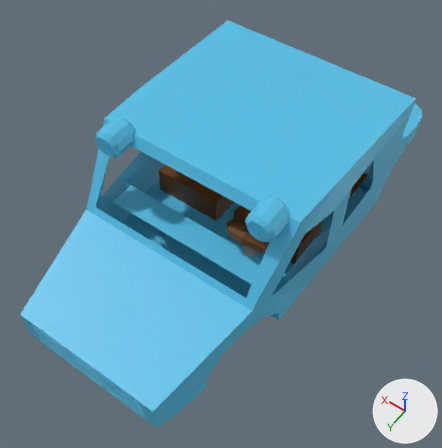
The OBJ model assets/cars/offroad_car/mesh_g1.obj, before and after one commit.
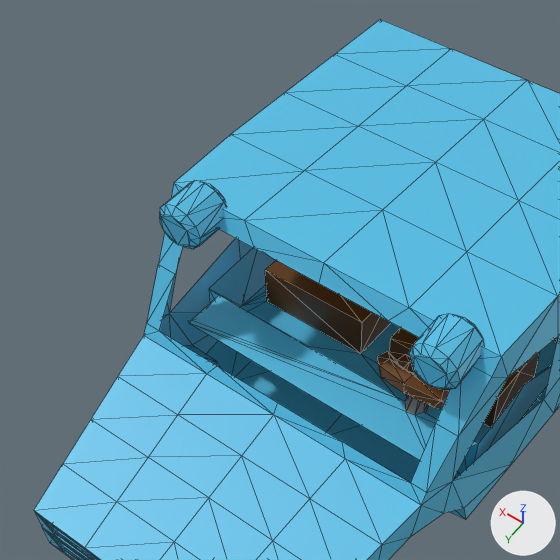
Each version appears first whole from a 50 mm lens placed at (-1.57, 2.55, 3.32), pointed at (-0.06, 0.44, 0.01), and next in a close-up on the part from 0% to 76% of the width and 2% to 77% of the height. Every picture has the same lights, and +X, +Y and +Z are marked at lower right. The last two pictures show the newer version. The close-ups show mesh edges as thin lines. Where no turn or scale is listed for an object, it has been applied to the vertices.
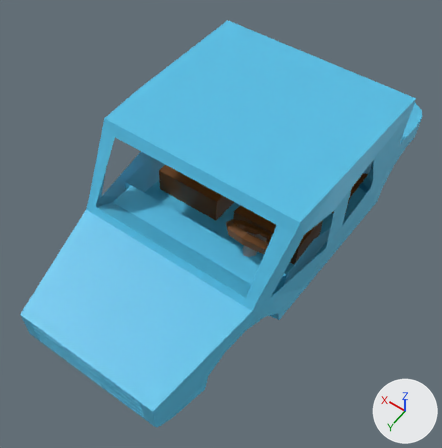
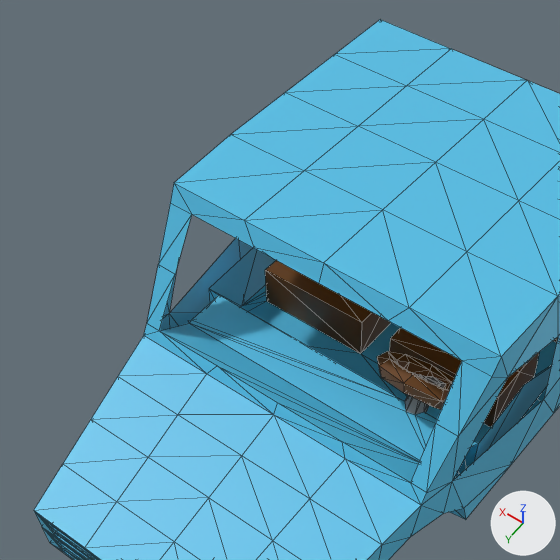
What differs and where, as boxes (x1, y1, x2, y2) in the close-ups (560 x 560 px):
```json
{"part": 1, "of": "me_plane", "change": "deleted", "before": [160, 180, 226, 249], "on screen": "cyan"}
{"part": 2, "of": "me_plane", "change": "deleted", "before": [409, 314, 484, 390], "on screen": "cyan"}
{"part": 3, "of": "me_plane", "change": "added", "after": [160, 323, 420, 483], "on screen": "cyan"}
```

Edits to the scene script, one JSON object a line:
```json
{"block": "me_plane", "where": "# used by ob_plane; location = (0.0, 0.0, 0.0)"}
{"block": "me_plane", "where": "# verts and faces of me_plane; kept vertices keep their numbers, new ones are numbered from 576"}
{"block": "me_plane", "where": "# before: 138 (0.59, 0.94, 0.23) at pixel (159, 330), 139 (-0.6, 0.94, 0.23) at pixel (410, 482), 144 (0.29, 0.94, 0.23) at pixel (217, 365), 145 (0.0, 0.94, 0.23) at pixel (277, 402), 146 (-0.3, 0.94, 0.23) at pixel (342, 441)"}
{"block": "me_plane", "where": "# before: 424 (0.59, 0.79, 0.13) at pixel (189, 323), 427 (-0.6, 0.79, 0.13)"}
{"op": "remove", "block": "me_plane", "code": "me_plane.from_pydata(...)  # 576 vertices, 1080 faces; spans x -0.77..0.77, y -1.42..1.74, z -0.32..0.77"}
{"op": "add", "block": "me_plane", "code": "me_plane.from_pydata(...)  # 480 vertices, 901 faces; spans x -0.77..0.77, y -1.42..1.74, z -0.32..0.7"}
{"block": "me_plane", "change": "me_plane part 1: the loose piece of 48 vertices spanning x 0.46..0.65, y 0.58..0.79, z 0.57..0.77 is deleted"}
{"block": "me_plane", "change": "me_plane part 2: the loose piece of 48 vertices spanning x -0.65..-0.46, y 0.58..0.79, z 0.57..0.77 is deleted"}
{"block": "me_plane", "change": "me_plane part 3"}
{"op": "add", "block": "me_plane", "code": "faces += [(144, 145, 427), (139, 427, 146), (138, 427, 424), (138, 144, 427), (145, 146, 427)]  # mat_material_006 (cyan #54c0e7)"}
```
